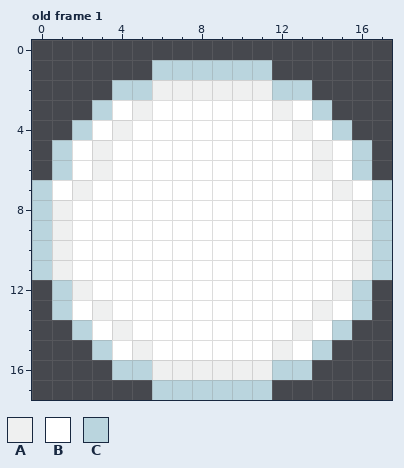
One commit to this pixel-art file: sprite_assets/kitchen/spr_plate.aseprite. That is the earlier state.
18x18 pixels, 1 frame. Shown: old frame 1.
Visible layers, top first: "Layer 2", "Layer 1".
Palette (. is transparent): A #eff0f0  B #ffffff  C #bad5de
Pixels before, old frame 1, first column x 0:
 1 ......CCCCCC......
 2 ....CCAAAAAACC....
 3 ...CBABBBBBBABC...
 4 ..CBABBBBBBBBABC..
 5 .CBABBBBBBBBBBABC.
 6 .CBABBBBBBBBBBABC.
 7 CBABBBBBBBBBBBBABC
 8 CABBBBBBBBBBBBBBAC
 9 CABBBBBBBBBBBBBBAC
10 CABBBBBBBBBBBBBBAC
11 CABBBBBBBBBBBBBBAC
12 .CABBBBBBBBBBBBAC.
13 .CBABBBBBBBBBBABC.
14 ..CBABBBBBBBBABC..
15 ...CBABBBBBBABC...
16 ....CCAAAAAACC....
17 ......CCCCCC......
After:
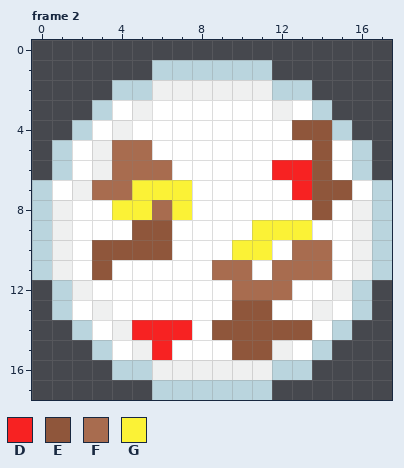
Colours new in this view: D #f72222  E #8f563b  F #a86c4f  G #fbf236
A new or re-ordered frame is compared with the old frame closest to it.
From old to new:
frames 1 -> 2
layer "Layer 3" added
Frame 2 is new; against old frame 1, layer "Layer 3":
y 4: x 13..14 AB -> EE
y 5: x 4..5 BB -> FF; x 14 A -> E
y 6: x 4..6 BBB -> FFF; x 12..14 BBA -> DDE
y 7: x 3..7 BBBBB -> FFGGG; x 13..15 BBA -> DEE
y 8: x 4..7 BBBB -> GGFG; x 14 B -> E
y 9: x 5..6 BB -> EE; x 11..13 BBB -> GGG
y 10: x 3..6 BBBB -> EEEE; x 10..11 BB -> GG; x 13..14 BB -> FF
y 11: x 3 B -> E; x 9..10 BB -> FF; x 12..14 BBB -> FFF
y 12: x 10..12 BBB -> FFF
y 13: x 10..11 BB -> EE
y 14: x 5..7 BBB -> DDD; x 9..13 BBBBA -> EEEEE
y 15: x 6 B -> D; x 10..11 BB -> EE
